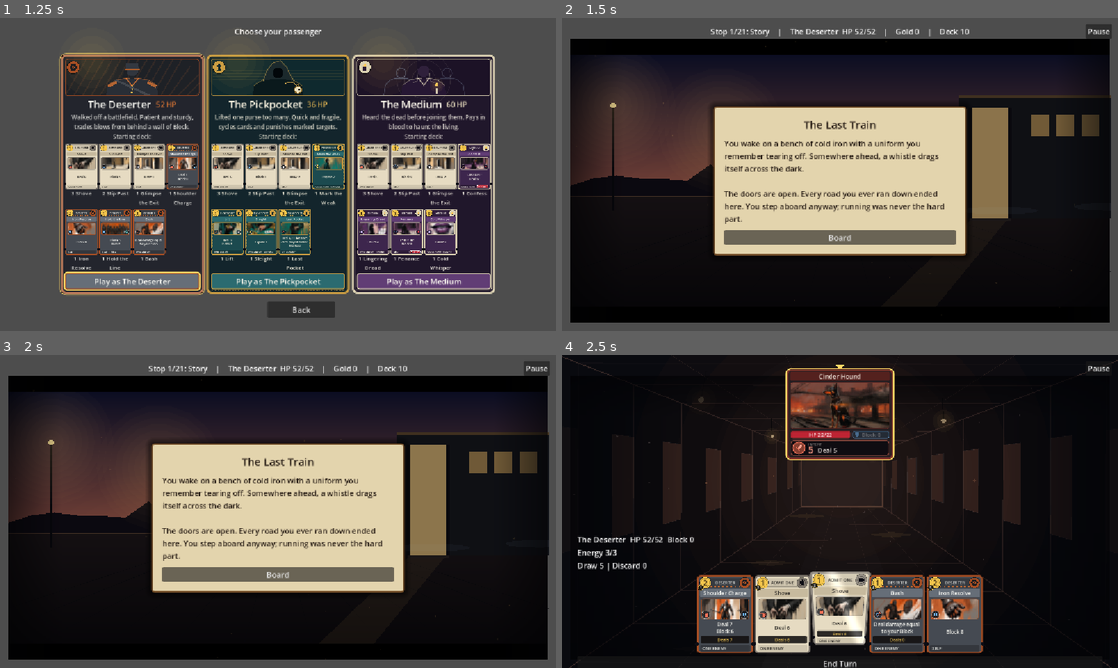
Above: before the commit, frames 1-4 (two rows, left to right).
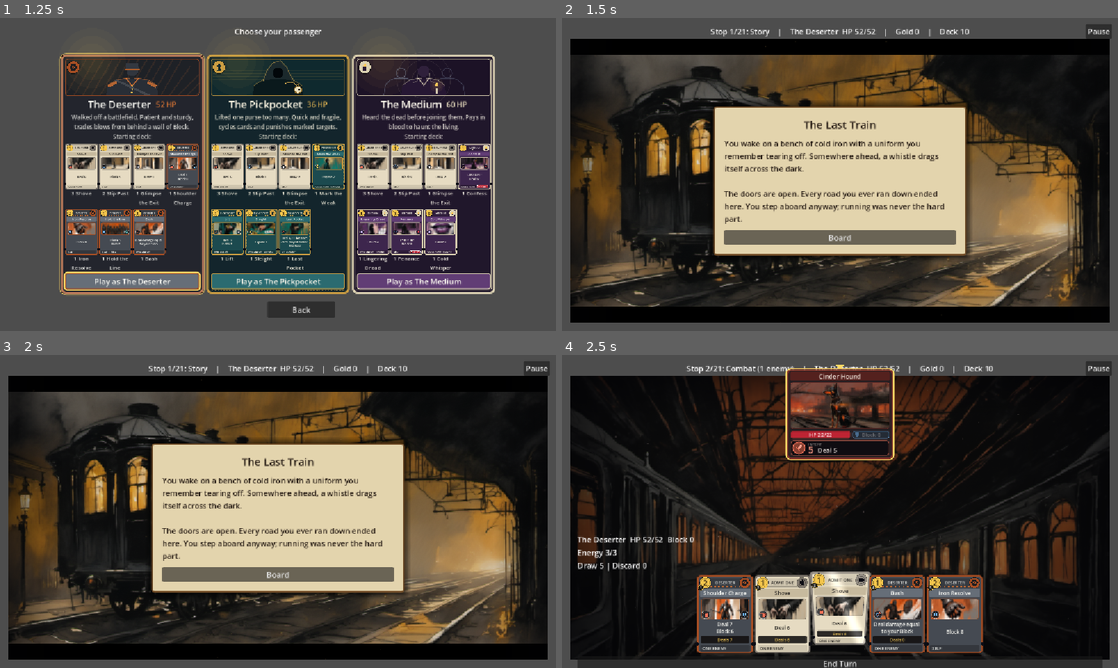
Above: after the commit, the same moments.

Repository: grump606/card-battle-prototype
Game: Godot game, scene res://run.tscn
The game is run twice, just before and just after one commit, with the same random seed, the same clock (stepped at 60 frames per second) and the same inputs.
Inputs:
- Up to frame 1 (1.25 s): click "New Run" at 0.5 s
- Up to frame 2 (1.5 s): click "Play as The Deserter" at 1.25 s
- Up to frame 3 (2 s): no input
- Up to frame 4 (2.5 s): click "Board" at 2 s

Frame 1 is identical in both runs. In frame 2, 34% of the frame differs, in the area x 1-99%, y 11-93%; in frame 3, 34%; in frame 4, 27%.

Commit message:
Add painted backdrops and screen backgrounds (battle per class and boss, rest, vendor, pause, end, story)
Scenes draw the painted picture when present and fall back to the code-drawn art.

Co-Authored-By: Claude Sonnet 5.5 <noreply@anthropic.com>

Diff:
--- a/run/battle_backdrop.gd
+++ b/run/battle_backdrop.gd
@@ -55,6 +55,7 @@
 
 
 func _ready() -> void:
+	texture_filter = CanvasItem.TEXTURE_FILTER_LINEAR_WITH_MIPMAPS
 	visibility_changed.connect(_on_visibility_changed)
 	_on_visibility_changed()
 
@@ -132,6 +133,10 @@
 		return
 	var level := lamp_level()
 	var sw := sway()
+	var painted := PaintedArt.screen_texture(painted_name())
+	if painted != null:
+		_draw_painted(painted, w, h, level, sw)
+		return
 	var vp := Vector2(w * VANISH.x + sw * 5.0, h * VANISH.y)
 	var far := Vector2(w * FAR_HALF.x, h * FAR_HALF.y)
 	# The picture sways about the centre; the overscan keeps the corners covered.
@@ -146,6 +151,23 @@
 	_draw_lamps(o, vp, far, w, h, level)
 	_draw_motes(o, w, h)
 	draw_set_transform(Vector2.ZERO, 0.0, Vector2.ONE)
+	_draw_scrim(w, h)
+
+
+## Key of the painted background for this fight (art/layers/screens/<key>/bg.png).
+func painted_name() -> StringName:
+	if boss:
+		return &"battle_boss"
+	return StringName("battle_" + String(character_id)) if TINTS.has(character_id) else &"battle_neutral"
+
+
+## The painted corridor: slowly drifting and swaying, dimmed to keep the UI readable, with the lamp
+## flicker as a brightness wobble and the drifting motes on top.
+func _draw_painted(tex: Texture2D, w: float, h: float, level: float, sw: float) -> void:
+	var pan := Vector2(sw * 0.5, sin(time * 0.3) * 0.25)
+	PaintedArt.draw_cover(self, tex, Rect2(Vector2.ZERO, size), 1.1, pan, Color(0.72, 0.72, 0.72))
+	draw_rect(Rect2(Vector2.ZERO, size), Color(0.01, 0.01, 0.02, (1.0 - level) * 0.25))
+	_draw_motes(Vector2.ZERO, w, h)
 	_draw_scrim(w, h)
 
 
--- a/run/end_scene.gd
+++ b/run/end_scene.gd
@@ -28,7 +28,12 @@
 
 
 func _draw_scene(w: float, h: float) -> void:
-	if escaped:
+	var painted := _draw_painted_bg(&"end_escape" if escaped else &"end_defeat", Rect2(0, 0, w, h), 1.1, 0.5)
+	if painted:
+		if not escaped:
+			# The lamp going out darkens the picture, as it did the code-drawn scene.
+			draw_rect(Rect2(0, 0, w, h), Color(0.01, 0.01, 0.02, 0.55 * (1.0 - lamp_level())))
+	elif escaped:
 		_draw_escape(w, h)
 	else:
 		_draw_defeat(w, h)
--- a/run/painted_art.gd
+++ b/run/painted_art.gd
@@ -6,6 +6,7 @@
 
 const CARD_DIR := "res://art/layers/cards/%s/art.png"
 const ENEMY_DIR := "res://art/layers/%s/%s.png"
+const SCREEN_DIR := "res://art/layers/screens/%s/bg.png"
 ## Back to front, with how far each layer shifts in the idle sway (see EnemyView).
 const ENEMY_LAYERS: Array[StringName] = [&"bg", &"mid", &"figure", &"fg"]
 const ENEMY_DEPTHS := [0.1, 0.4, 0.8, 1.6]
@@ -33,6 +34,26 @@
 	return layers
 
 
+## A full-window painted background (art/layers/screens/<name>/bg.png), or null.
+static func screen_texture(screen_name: StringName) -> Texture2D:
+	return _load(SCREEN_DIR % screen_name)
+
+
+## Draws `tex` covering `rect` (keeping its aspect, cropping the overflow), zoomed in by `zoom` and
+## panned by `pan` (-1..1 on each axis, spending the spare picture the zoom leaves) on canvas item `ci`.
+static func draw_cover(ci: CanvasItem, tex: Texture2D, rect: Rect2, zoom := 1.0, pan := Vector2.ZERO, tint := Color.WHITE) -> void:
+	var ts := tex.get_size()
+	var src := ts
+	if ts.x / ts.y > rect.size.x / rect.size.y:
+		src.x = ts.y * rect.size.x / rect.size.y
+	else:
+		src.y = ts.x * rect.size.y / rect.size.x
+	src /= maxf(zoom, 1.0)
+	var spare := (ts - src) * 0.5
+	var origin := spare + spare * pan.clamp(Vector2(-1, -1), Vector2(1, 1))
+	ci.draw_texture_rect_region(tex, rect, Rect2(origin, src), tint)
+
+
 static func _load(path: String) -> Texture2D:
 	if _cache.has(path):
 		return _cache[path]
--- a/run/pause_scene.gd
+++ b/run/pause_scene.gd
@@ -26,6 +26,7 @@
 func _init() -> void:
 	mouse_filter = Control.MOUSE_FILTER_IGNORE
 	process_mode = Node.PROCESS_MODE_ALWAYS # the tree is paused while this is on screen
+	texture_filter = CanvasItem.TEXTURE_FILTER_LINEAR_WITH_MIPMAPS
 	# A local generator with a fixed seed: the look is repeatable and the run's RNG is untouched.
 	var rng := RandomNumberGenerator.new()
 	rng.seed = 606
@@ -84,11 +85,18 @@
 	var sway := sin(time * 0.55)
 	draw_set_transform(c + Vector2(sway * 4.0, sin(time * 1.1) * 2.0), sway * 0.006, Vector2.ONE)
 	draw_rect(Rect2(-c - Vector2(60, 60), size + Vector2(120, 120)), WALL)
-	_draw_wall(w, h, c, lamp)
-	_draw_window(Rect2(Vector2(w * 0.22, h * 0.10) - c, Vector2(w * 0.56, h * 0.44)))
-	_draw_opposite_bench(w, h, c, lamp)
-	_draw_lamp(w, h, c, lamp)
-	_draw_foreground(w, h, c, lamp)
+	var painted := PaintedArt.screen_texture(&"pause")
+	if painted != null:
+		# The painted carriage replaces the wall, window, bench, lamp and foreground; the lamp flicker
+		# becomes a brightness wobble. The class props below still draw on top.
+		PaintedArt.draw_cover(self, painted, Rect2(-c - Vector2(60, 60), size + Vector2(120, 120)), 1.0, Vector2.ZERO, Color(0.8, 0.8, 0.8))
+		draw_rect(Rect2(-c - Vector2(60, 60), size + Vector2(120, 120)), Color(0.01, 0.01, 0.02, (1.0 - lamp) * 0.3))
+	else:
+		_draw_wall(w, h, c, lamp)
+		_draw_window(Rect2(Vector2(w * 0.22, h * 0.10) - c, Vector2(w * 0.56, h * 0.44)))
+		_draw_opposite_bench(w, h, c, lamp)
+		_draw_lamp(w, h, c, lamp)
+		_draw_foreground(w, h, c, lamp)
 	match variant:
 		&"deserter":
 			_draw_coat(w, h, c, lamp)
--- a/run/rest_scene.gd
+++ b/run/rest_scene.gd
@@ -26,8 +26,9 @@
 	var floor_y := h * 0.88
 	var stove := Vector2(w * 0.74, floor_y)
 	var seat_y := floor_y - 44.0
-	_draw_wall(w, h, floor_y)
-	_draw_windows(w, h)
+	if not _draw_painted_bg(&"rest", Rect2(0, 0, w, h), 1.08, 0.4, Color(0.8, 0.8, 0.8)):
+		_draw_wall(w, h, floor_y)
+		_draw_windows(w, h)
 	_halo(Vector2(w * 0.5, 96.0), 330.0, AMBER, 0.012 * flicker(0), 0.8)
 	_draw_lantern(Vector2(w * 0.5, 0.0), 82.0, 0, 1.0, 0.5)
 	_draw_bench(w * 0.08, w * 0.56, seat_y, floor_y)
--- a/run/screen_scene.gd
+++ b/run/screen_scene.gd
@@ -23,6 +23,7 @@
 
 func _init(seed_value := 1, mote_count := 30) -> void:
 	mouse_filter = Control.MOUSE_FILTER_IGNORE
+	texture_filter = CanvasItem.TEXTURE_FILTER_LINEAR_WITH_MIPMAPS
 	clip_contents = true # lines and halos that run past the edge stay inside the body
 	# A local generator with a fixed seed: the look is repeatable and the run's RNG is untouched.
 	var rng := RandomNumberGenerator.new()
@@ -77,6 +78,17 @@
 
 func _draw_scene(_w: float, _h: float) -> void:
 	pass
+
+
+## Draws the painted background `bg_name` (art/layers/screens/<bg_name>/bg.png) over `rect` with a slow
+## drifting pan. Returns false, drawing nothing, when that picture is not there (draw the code art instead).
+func _draw_painted_bg(bg_name: StringName, rect: Rect2, zoom := 1.08, drift := 0.4, tint := Color.WHITE) -> bool:
+	var tex := PaintedArt.screen_texture(bg_name)
+	if tex == null:
+		return false
+	var pan := Vector2(sin(time * 0.17), cos(time * 0.11) * 0.5) * drift
+	PaintedArt.draw_cover(self, tex, rect, zoom, pan, tint)
+	return true
 
 
 # --- helpers ---------------------------------------------------------------------------
--- a/run/story_scene.gd
+++ b/run/story_scene.gd
@@ -34,17 +34,23 @@
 
 func _draw_scene(w: float, h: float) -> void:
 	var win := Rect2(0, BAR, w, h - 2.0 * BAR)
-	match mood():
-		&"boarding":
-			_draw_boarding(win)
-		&"conductor":
-			_draw_conductor(win)
-		&"platform":
-			_draw_platform(win)
-		&"last_light":
-			_draw_last_light(win)
-		_:
-			_draw_generic(win)
+	var mood_name := mood()
+	var key := &"story_generic" if mood_name == &"tunnel" else StringName("story_" + String(mood_name))
+	if _draw_painted_bg(key, win, 1.08, 0.4):
+		if mood_name == &"conductor":
+			_draw_conductor_figure(win)
+	else:
+		match mood_name:
+			&"boarding":
+				_draw_boarding(win)
+			&"conductor":
+				_draw_conductor(win)
+			&"platform":
+				_draw_platform(win)
+			&"last_light":
+				_draw_last_light(win)
+			_:
+				_draw_generic(win)
 	# The letterbox bars cover anything that spilled over the window.
 	draw_rect(Rect2(0, 0, w, BAR), Color.BLACK)
 	draw_rect(Rect2(0, h - BAR, w, BAR), Color.BLACK)
@@ -154,7 +160,12 @@
 			draw_rect(Rect2(x - wd * 0.5, floor_y - ht, wd, 4.0 + 3.0 * s), Color(AMBER, 0.12))
 	_draw_lantern(Vector2(win.size.x * 0.2, win.position.y), 40.0, 1, 0.8, 0.8)
 	_draw_lantern(Vector2(win.size.x * 0.8, win.position.y), 40.0, 2, 0.8, 0.8)
-	# The Conductor in his own pool of light, baton swinging time, with drifting tickets.
+	_draw_conductor_figure(win)
+
+
+## The Conductor (also drawn over the painted carriage) in his own pool of light, baton swinging time,
+## with drifting tickets.
+func _draw_conductor_figure(win: Rect2) -> void:
 	var feet := Vector2(win.size.x * 0.83, win.end.y - 18.0)
 	_halo(feet + Vector2(0, -90), 190.0, AMBER, 0.02 * flicker(2), 0.8)
 	# The same figure as his enemy portrait, mirrored to face the card and raised to the aisle's scale.
--- a/run/vendor_scene.gd
+++ b/run/vendor_scene.gd
@@ -50,6 +50,7 @@
 
 func _init() -> void:
 	mouse_filter = Control.MOUSE_FILTER_IGNORE
+	texture_filter = CanvasItem.TEXTURE_FILTER_LINEAR_WITH_MIPMAPS
 	# A local generator with a fixed seed: the look is repeatable and the run's RNG is untouched.
 	var rng := RandomNumberGenerator.new()
 	rng.seed = 1913
@@ -201,6 +202,10 @@
 
 
 func _draw_wall(w: float, h: float) -> void:
+	var painted := PaintedArt.screen_texture(&"vendor")
+	if painted != null:
+		PaintedArt.draw_cover(self, painted, Rect2(0, 0, w, h), 1.05, Vector2(sin(Time.get_ticks_msec() * 0.0001), 0.0) * 0.3, Color(0.8, 0.8, 0.8))
+		return
 	# Dark planks, warmer in the middle where the lanterns reach.
 	var top := Color(WALL.r * 0.5, WALL.g * 0.5, WALL.b * 0.5)
 	draw_polygon(PackedVector2Array([Vector2(0, 0), Vector2(w, 0), Vector2(w, h), Vector2(0, h)]), PackedColorArray([top, top, WALL, WALL]))
Binary file added: art/layers/screens/battle_boss/bg.png
Not shown, added: art/layers/screens/battle_boss/bg.png.import
Binary file added: art/layers/screens/battle_deserter/bg.png
Not shown, added: art/layers/screens/battle_deserter/bg.png.import
Binary file added: art/layers/screens/battle_medium/bg.png
Not shown, added: art/layers/screens/battle_medium/bg.png.import
Binary file added: art/layers/screens/battle_neutral/bg.png
Not shown, added: art/layers/screens/battle_neutral/bg.png.import
Binary file added: art/layers/screens/battle_pickpocket/bg.png
Not shown, added: art/layers/screens/battle_pickpocket/bg.png.import
Binary file added: art/layers/screens/end_defeat/bg.png
Not shown, added: art/layers/screens/end_defeat/bg.png.import
(and 21 more such lines)
